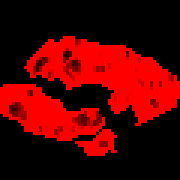
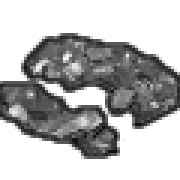
Layered file, before and after one edit (180×180). Changes by layer:
showed "outline", painted on it over [0, 33, 180, 159]
showed "Main" over [0, 36, 180, 156]
hid "reflection" over [6, 33, 174, 147]
hid "color 1" over [0, 36, 180, 156]
hid "bg" over [0, 0, 180, 180]
